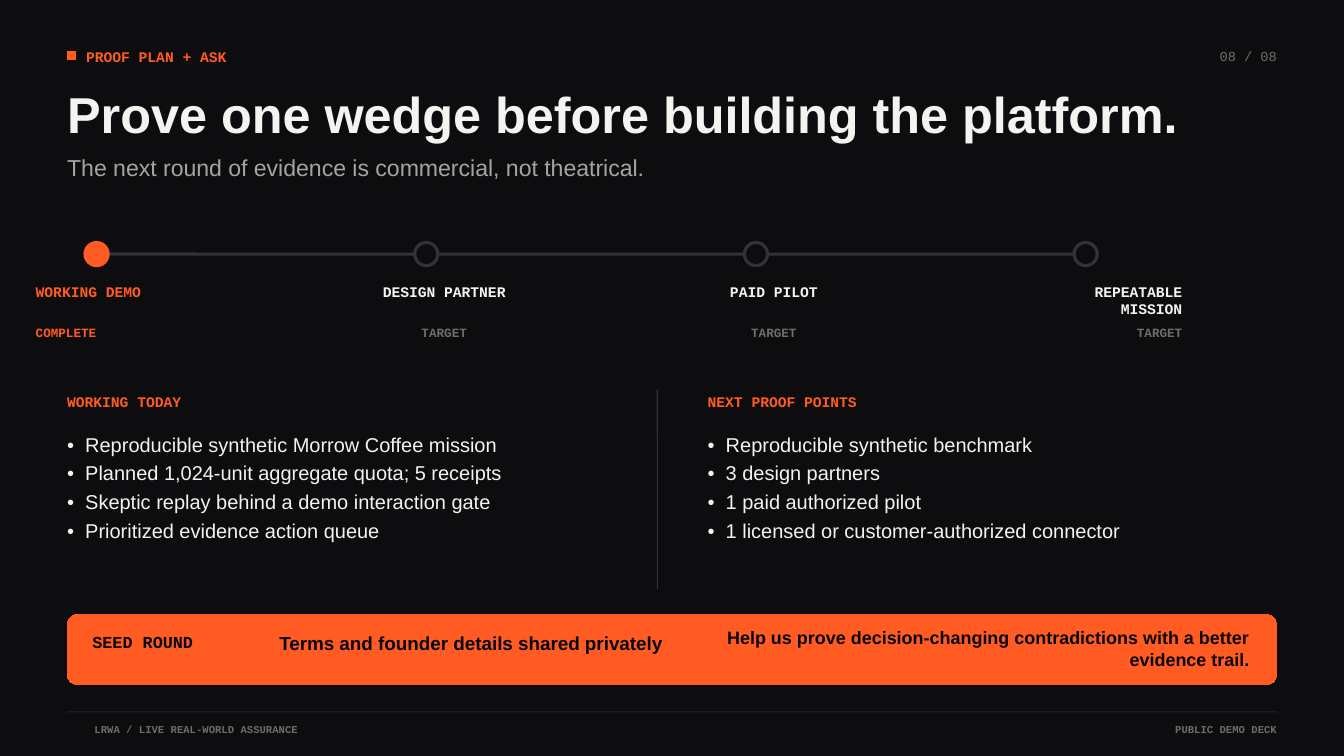
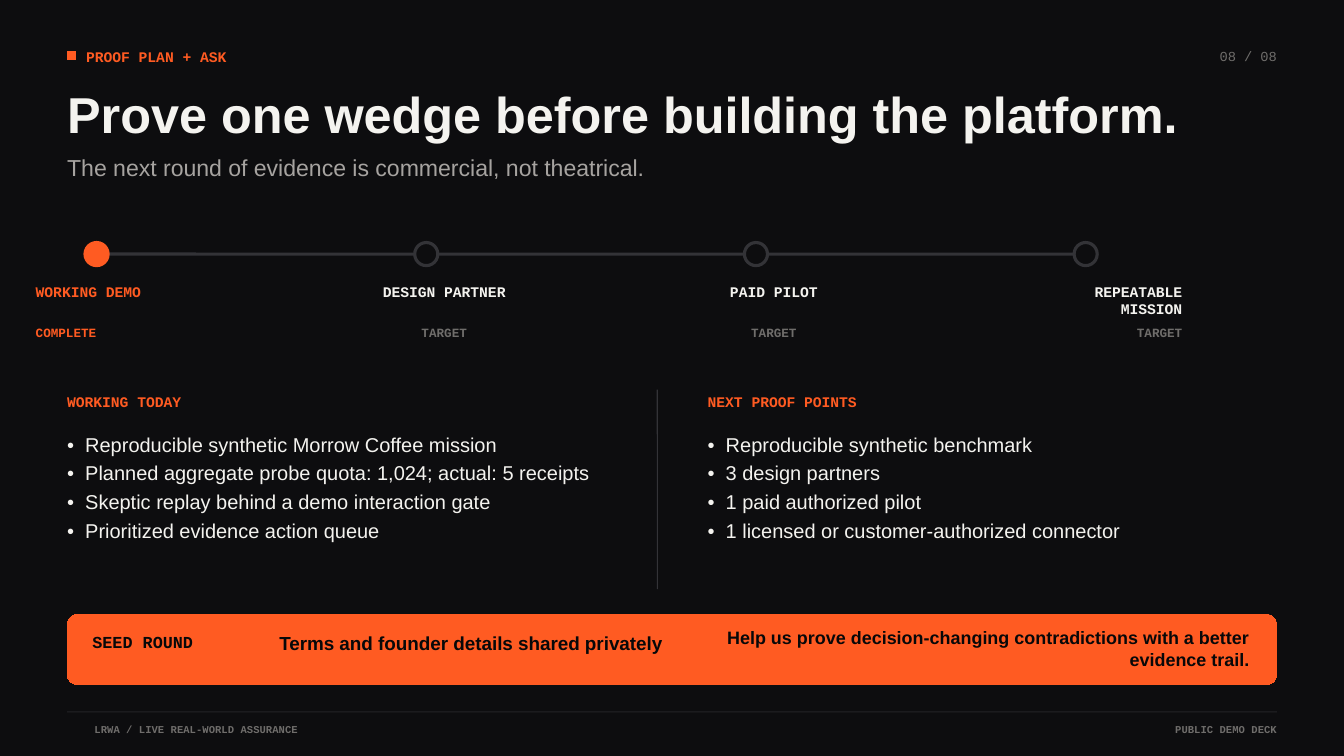
Before and after one commit to 0xWeakSheep/lrwa-agent-web, a slide deck: slide 8 of public/materials/LRWA_Seed_Deck.pptx. Drawn at 1344x756 pixels with LibreOffice and Linux fonts; fonts in the diff are those of the drawing; background and template pictures are left out. Boxes give left, top, right and bottom in pixels: in the first picture for what was removed or moved away, otherwise in the second. Text is boxed around its words. In the diff, an @@ line names an element or a change of style, - is before the commit and + after.

```diff
--- a/public/materials/LRWA_Seed_Deck.pptx
+++ b/public/materials/LRWA_Seed_Deck.pptx
@@ text at (85, 465, 589, 484): text changed @@
-• Planned 1,024-unit aggregate quota; 5 receipts
+• Planned aggregate probe quota: 1,024; actual: 5 receipts
```
Also in this commit, not shown: 1 other slide changed, 1 other file.
